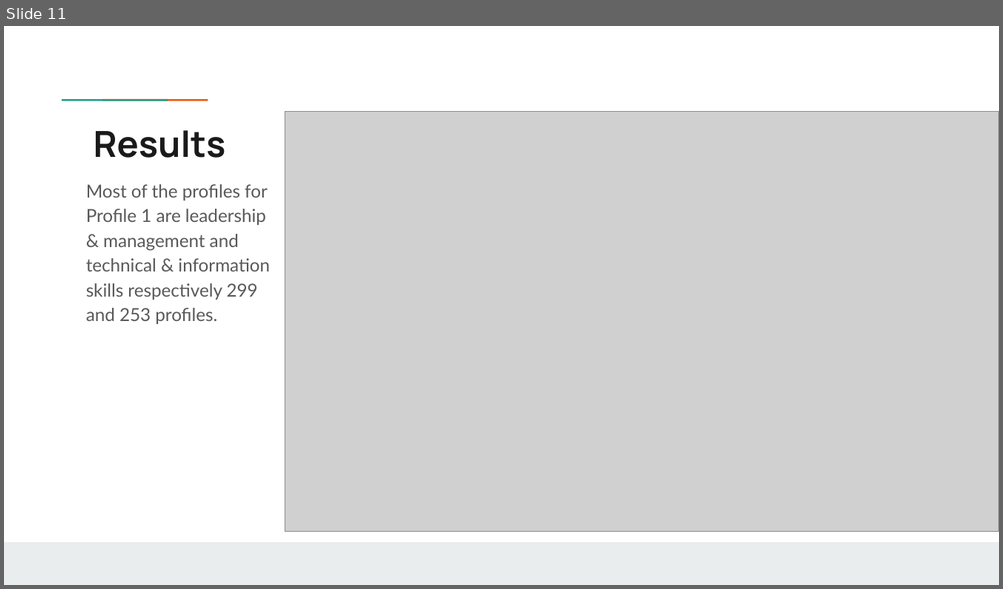
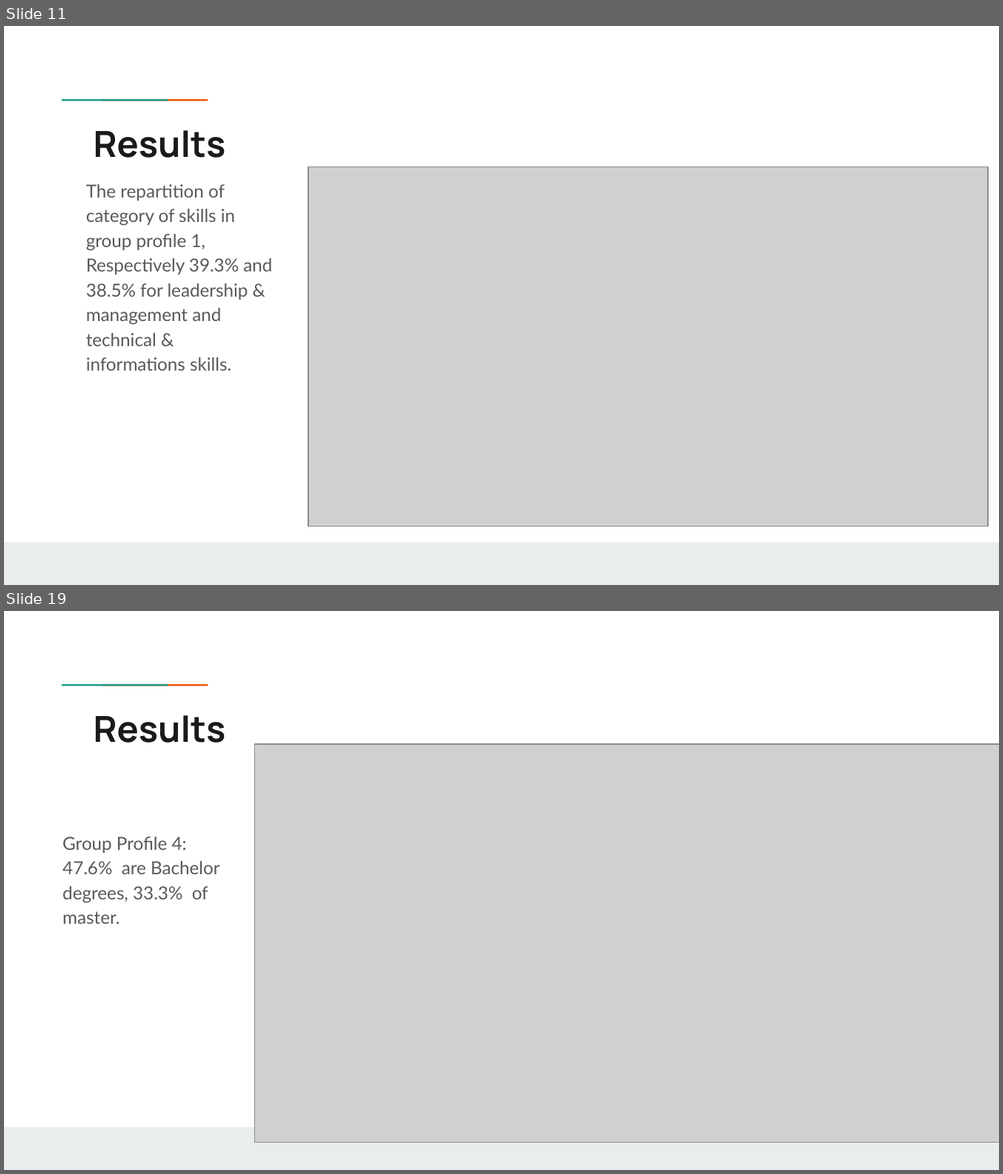
Before and after one commit to B1o0b1/Ayiti_analytics_capstone_project, a slide deck: Capstone_Project_Jean_Franco_Chosson.pptx. Shown one above the other, each under a label of ours: slide 11 before the commit, slides 11 and 19 after it; the slides between them are not shown. The pictures are 1003x589 and 1003x1174 pixels, drawn with LibreOffice and Linux fonts; fonts in the diff are those of the drawing; grey boxes stand for pictures; background and template pictures are left out. Boxes give left, top, right and bottom in pixels: in the first picture for what was removed or moved away, otherwise in the second. Text is boxed around its words. In the diff, an @@ line names an element or a change of style, - is before the commit and + after.

```diff
--- a/Capstone_Project_Jean_Franco_Chosson.pptx
+++ b/Capstone_Project_Jean_Franco_Chosson.pptx
@@ slide 19 added at <box>4,611,999,1170</box>, background #FFFFFF; not listed: 3 template elements that a slide beside it also shows @@
@@ title added at <box>94,715,226,743</box>, 26 pt, text #1A1A1A, bold @@
+Results
@@ picture added at <box>255,744,999,1143</box> @@
@@ text added at <box>62,837,220,924</box>, 13 pt, text #595959 @@
+Group Profile 4: 47.6% are Bachelor degrees, 33.3% of master.
@@ slide 11 changed as well @@
@@ picture: place and size @@
-picture at <box>284,112,999,532</box>
+picture at <box>308,167,987,527</box>
@@ text at <box>86,184,272,371</box>: text changed @@
-Most of the profiles for Profile 1 are leadership & management and technical & information skills respectively 299 and 253 profiles.
+The repartition of category of skills in group profile 1,
+Respectively 39.3% and 38.5% for leadership & management and technical & informations skills.
```
Also in this commit, not shown: 9 other slides changed, 13 other slides added, 9 slides removed, 1 other file.
